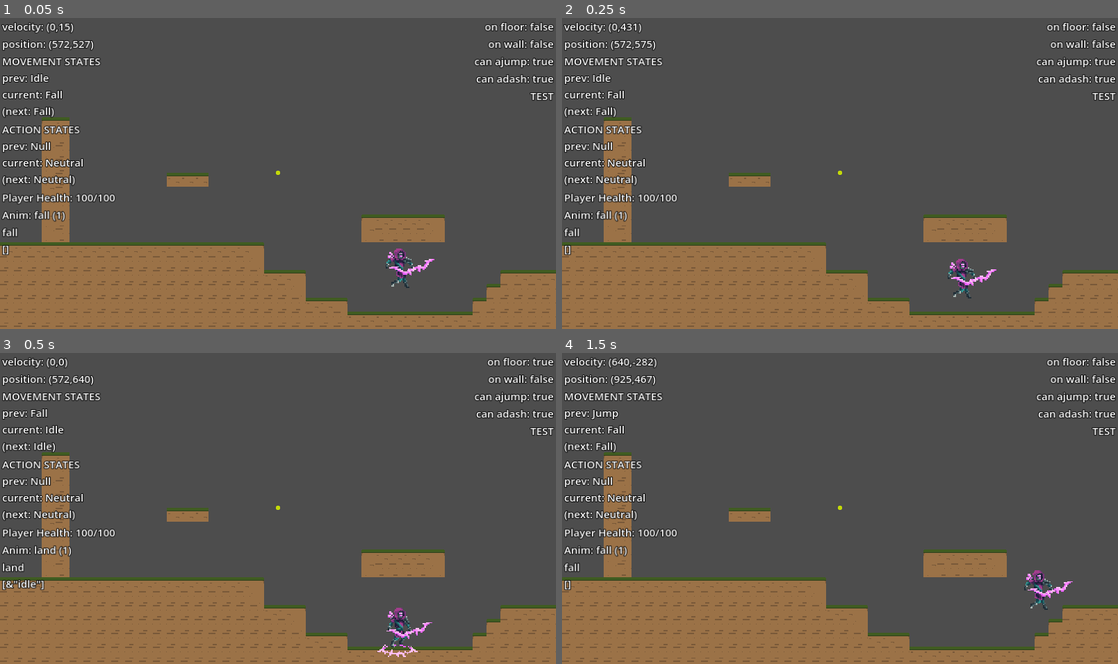
Above: before the commit, frames 1-4 (two rows, left to right).
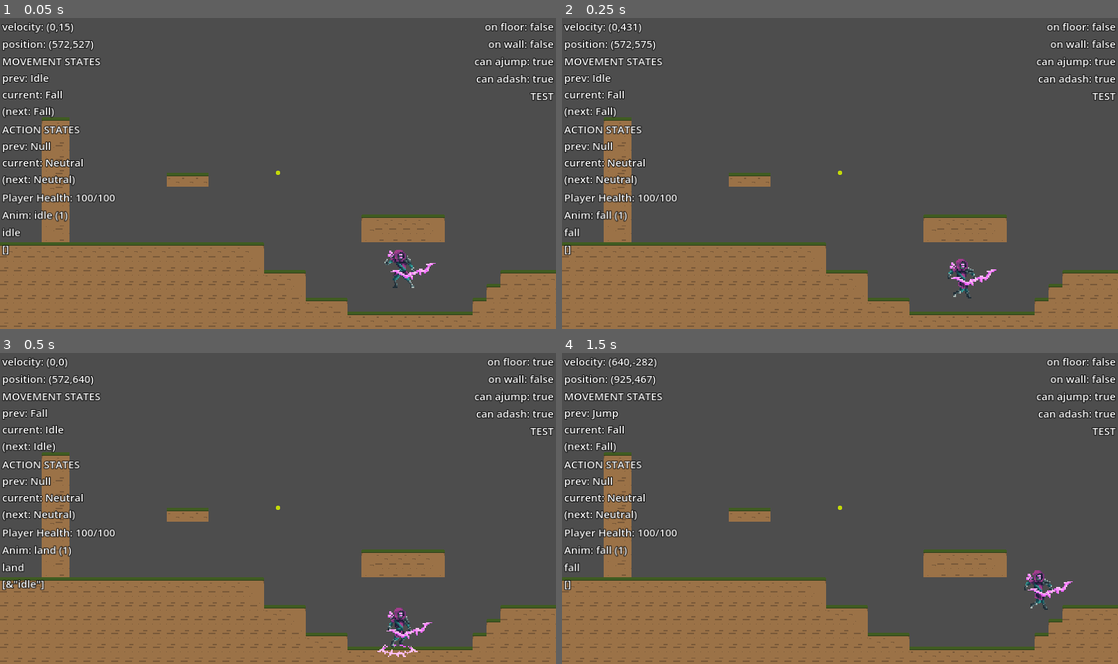
Above: after the commit, the same moments.

Repository: azylazide/untitled-hw-game-G4
Game: Godot game, scene res://src/levels/world.tscn
Same seed, same stepped clock (60 frames per second), same inputs: the game is played once before the commit and once after it. This scene is started directly instead of the project's main scene.
Inputs:
- Up to frame 1 (0.05 s): no input
- Up to frame 2 (0.25 s): no input
- Up to frame 3 (0.5 s): no input
- Up to frame 4 (1.5 s): tap Enter (ui_accept) at 0.5 s; hold X (dash) 0.53-1.28 s; hold D (right) from 0.53 s (still down); tap Space (jump) at 0.77, 0.8, 1.07, 1.35 s

The runs differ from the first frame. In frame 1, 0.6% of the frame differs, in the area x 0-79%, y 61-87%; in frame 2, nothing differs; in frame 3, nothing differs; in frame 4, nothing differs.
Error in both runs: Invalid access to property or key 'ready' on a base object of type 'Nil'. (res://src/old_remote_cam.gd:75)

Commit message:
transfered anim sm travel to enter movement func prevented hurt when already dead state shorten hurt animation

Diff:
--- a/src/actors/player/player.gd
+++ b/src/actors/player/player.gd
@@ -284,22 +284,30 @@
 				velocity.y = -1.8*jump_force
 				return
 		Move.STATES.IDLE:
+			anim_sm.travel("idle")
 			_ground_reset()
 			return
 		Move.STATES.RUN:
+			anim_sm.travel("run")
 			_ground_reset()
 			return
+		Move.STATES.FALL:
+			anim_sm.travel("fall")
+			return
 		Move.STATES.JUMP:
+			anim_sm.travel("jump")
 			coyote_timer.stop()
 			jump_buffer_timer.stop()
 			_enter_jump()
 			return
 		Move.STATES.GDASH:
+			anim_sm.travel("gdash")
 			dash_cooldown_timer.start()
 			velocity.x = dash_force*face_direction
 			dash_timer.start()
 			return
 		Move.STATES.ADASH:
+			anim_sm.travel("adash")
 			dash_cooldown_timer.start()
 			can_adash = false
 			velocity.x = dash_force*face_direction
@@ -307,6 +315,7 @@
 			dash_timer.start()
 			return
 		Move.STATES.WALL:
+			anim_sm.travel("wall")
 			can_adash = true
 			velocity.x = 0
 			velocity.y = 0
@@ -330,6 +339,7 @@
 				#return AUTO
 				#when done change AUTO to IDLE or RUN or FALL
 				if not is_hurt:
+					velocity.y = 0
 					if check_floor():
 						if get_direction():
 							Move.next = Move.STATES.RUN
@@ -364,19 +374,19 @@
 				on_wall = check_wall()
 
 				if dir != 0:
-					anim_sm.travel("run")
+#					anim_sm.travel("run")
 					return Move.STATES.RUN
 
 				if not on_floor:
 					if was_on_floor:
 						coyote_timer.start()
 					else:
-						anim_sm.travel("fall")
+#						anim_sm.travel("fall")
 						return Move.STATES.FALL
 
 				if not jump_buffer_timer.is_stopped() and on_floor:
 					jump_buffer_timer.stop()
-					anim_sm.travel("jump")
+#					anim_sm.travel("jump")
 					return Move.STATES.JUMP
 
 				anim_tree.set("parameters/idle/blend_position",face_direction)
@@ -393,19 +403,19 @@
 				on_wall = check_wall()
 
 				if dir == 0 and on_floor:
-					anim_sm.travel("idle")
+#					anim_sm.travel("idle")
 					return Move.STATES.IDLE
 
 				if not on_floor:
 					if was_on_floor:
 						coyote_timer.start()
 					else:
-						anim_sm.travel("fall")
+#						anim_sm.travel("fall")
 						return Move.STATES.FALL
 
 				if not jump_buffer_timer.is_stopped() and on_floor:
 					jump_buffer_timer.stop()
-					anim_sm.travel("jump")
+#					anim_sm.travel("jump")
 					return Move.STATES.JUMP
 
 				anim_tree.set("parameters/run/blend_position",face_direction)
@@ -424,7 +434,7 @@
 				if on_wall and (stats.abilities & 0b100):
 					if dir != 0:
 						if wall_normal != Vector2.ZERO and dir*wall_normal.x < 0 and wall_cooldown_timer.is_stopped():
-							anim_sm.travel("wall")
+#							anim_sm.travel("wall")
 							return Move.STATES.WALL
 						elif wall_normal.x == 0:
 							#edge case review later; use face direction
@@ -432,7 +442,7 @@
 
 				if on_floor:
 					anim_tree.set("parameters/land/blend_position",face_direction)
-					anim_sm.travel("idle")
+#					anim_sm.travel("idle")
 					return Move.STATES.IDLE
 
 				anim_tree.set("parameters/fall/blend_position",face_direction)
@@ -450,7 +460,7 @@
 				on_wall = check_wall()
 
 				if velocity.y > 0:
-					anim_sm.travel("fall")
+#					anim_sm.travel("fall")
 					return Move.STATES.FALL
 
 				anim_tree.set("parameters/jump/blend_position",face_direction)
@@ -471,13 +481,13 @@
 				if dash_timer.is_stopped():
 					if on_floor:
 						if dir != 0:
-							anim_sm.travel("run")
+#							anim_sm.travel("run")
 							return Move.STATES.RUN
 						else:
-							anim_sm.travel("idle")
+#							anim_sm.travel("idle")
 							return Move.STATES.IDLE
 					elif not on_floor and not was_on_floor:
-						anim_sm.travel("fall")
+#						anim_sm.travel("fall")
 						return Move.STATES.FALL
 
 				anim_tree.set("parameters/gdash/blend_position",face_direction)
@@ -494,18 +504,18 @@
 				if dash_timer.is_stopped():
 					if on_floor:
 						if dir != 0:
-							anim_sm.travel("run")
+#							anim_sm.travel("run")
 							return Move.STATES.RUN
 						else:
-							anim_sm.travel("idle")
+#							anim_sm.travel("idle")
 							return Move.STATES.IDLE
 					else:
 						if not dash_jump_buffer_timer.is_stopped():
 							can_ajump = false
-							anim_sm.travel("jump")
+#							anim_sm.travel("jump")
 							return Move.STATES.JUMP
 						else:
-							anim_sm.travel("fall")
+#							anim_sm.travel("fall")
 							return Move.STATES.FALL
 
 				anim_tree.set("parameters/adash/blend_position",face_direction)
@@ -524,17 +534,17 @@
 
 				if wall_slide_timer.is_stopped():
 						if dir*wall_normal.x > 0:
-							anim_sm.travel("fall")
+#							anim_sm.travel("fall")
 							return Move.STATES.FALL
 
 				if on_floor:
 					face_direction = signf(wall_normal.x)
-					anim_sm.travel("idle")
+#					anim_sm.travel("idle")
 					return Move.STATES.IDLE
 
 				if not on_wall:
 					face_direction = signf(wall_normal.x)
-					anim_sm.travel("fall")
+#					anim_sm.travel("fall")
 					return Move.STATES.FALL
 
 				face_direction = signf(wall_normal.x)
@@ -687,14 +697,14 @@
 				if event.is_action_pressed("jump"):
 					if on_floor:
 						Move.next = Move.STATES.JUMP
-						anim_sm.travel("jump")
+#						anim_sm.travel("jump")
 						Move.change_state()
 
 				#dash
 				if event.is_action_pressed("dash") and (stats.abilities & 0b001):
 					if dash_cooldown_timer.is_stopped():
 						Move.next = Move.STATES.GDASH
-						anim_sm.travel("gdash")
+#						anim_sm.travel("gdash")
 						Move.change_state()
 
 			Move.STATES.RUN:
@@ -702,14 +712,14 @@
 				if event.is_action_pressed("jump"):
 					if on_floor:
 						Move.next = Move.STATES.JUMP
-						anim_sm.travel("jump")
+#						anim_sm.travel("jump")
 						Move.change_state()
 
 				#dash
 				if event.is_action_pressed("dash") and (stats.abilities & 0b001):
 					if dash_cooldown_timer.is_stopped():
 						Move.next = Move.STATES.GDASH
-						anim_sm.travel("gdash")
+#						anim_sm.travel("gdash")
 						Move.change_state()
 
 			Move.STATES.JUMP:
@@ -719,20 +729,20 @@
 					if velocity.y < -min_jump_force:
 						velocity.y = -min_jump_force
 						Move.next = Move.STATES.FALL
-						anim_sm.travel("fall")
+#						anim_sm.travel("fall")
 						Move.change_state()
 
 					#interrupt
 					else:
 						Move.next = Move.STATES.FALL
-						anim_sm.travel("fall")
+#						anim_sm.travel("fall")
 						Move.change_state()
 
 				#air dash
 				if event.is_action_pressed("dash") and (stats.abilities & 0b001):
 					if dash_cooldown_timer.is_stopped() and can_adash:
 						Move.next = Move.STATES.ADASH
-						anim_sm.travel("adash")
+#						anim_sm.travel("adash")
 						Move.change_state()
 
 			Move.STATES.FALL:
@@ -743,20 +753,20 @@
 					#either wall jump or air jump depending on ability
 					if on_wall:
 						Move.next = Move.STATES.JUMP
-						anim_sm.travel("jump")
+#						anim_sm.travel("jump")
 						Move.change_state()
 					#air jump
 					elif not on_wall and can_ajump and (stats.abilities & 0b010):
 						can_ajump = false
 						jump_buffer_timer.stop()
 						Move.next = Move.STATES.JUMP
-						anim_sm.travel("jump")
+#						anim_sm.travel("jump")
 						Move.change_state()
 				#air dash
 				if event.is_action_pressed("dash") and (stats.abilities & 0b001):
 					if dash_cooldown_timer.is_stopped() and can_adash:
 						Move.next = Move.STATES.ADASH
-						anim_sm.travel("adash")
+#						anim_sm.travel("adash")
 						Move.change_state()
 
 			Move.STATES.GDASH:
@@ -764,13 +774,13 @@
 				if event.is_action_pressed("jump"):
 					if on_floor:
 						Move.next = Move.STATES.JUMP
-						anim_sm.travel("jump")
+#						anim_sm.travel("jump")
 						Move.change_state()
 				#dash
 				if event.is_action_pressed("dash"):
 					if dash_cooldown_timer.is_stopped():
 						Move.next = Move.STATES.GDASH
-						anim_sm.travel("gdash")
+#						anim_sm.travel("gdash")
 						Move.change_state()
 
 			Move.STATES.ADASH:
@@ -781,13 +791,13 @@
 				#wall jump
 				if event.is_action_pressed("jump"):
 					Move.next = Move.STATES.JUMP
-					anim_sm.travel("jump")
+#					anim_sm.travel("jump")
 					Move.change_state()
 				#wall dash in air
 				if event.is_action_pressed("dash") and (stats.abilities & 0b001):
 					face_direction = signf(wall_normal.x)
 					Move.next = Move.STATES.ADASH
-					anim_sm.travel("adash")
+#					anim_sm.travel("adash")
 					Move.change_state()
 
 	match Action.current:
@@ -867,6 +877,9 @@
 	pass
 
 func hurt(damage: float) -> void:
+	if stats.health == 0:
+		return
+
 	stats.health -= damage
 	player_hurt.emit()
 	is_hurt = true
--- a/src/actors/player/player.tscn
+++ b/src/actors/player/player.tscn
@@ -1214,6 +1214,7 @@
 
 [sub_resource type="Animation" id="Animation_amy27"]
 resource_name = "hurt_right"
+length = 0.2
 tracks/0/type = "value"
 tracks/0/imported = false
 tracks/0/enabled = true
@@ -1253,6 +1254,7 @@
 
 [sub_resource type="Animation" id="Animation_dmh3b"]
 resource_name = "hurt_left"
+length = 0.2
 tracks/0/type = "value"
 tracks/0/imported = false
 tracks/0/enabled = true
